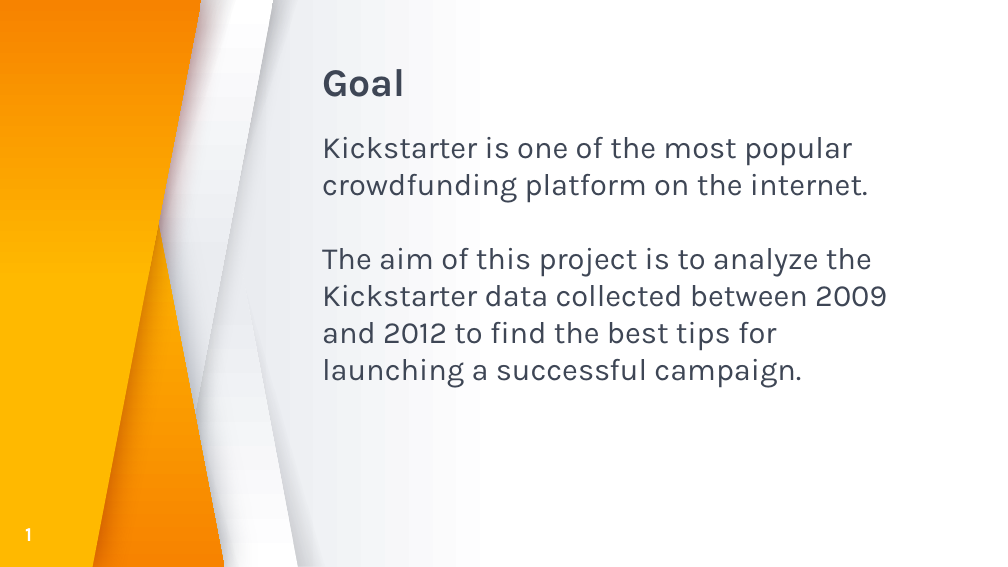
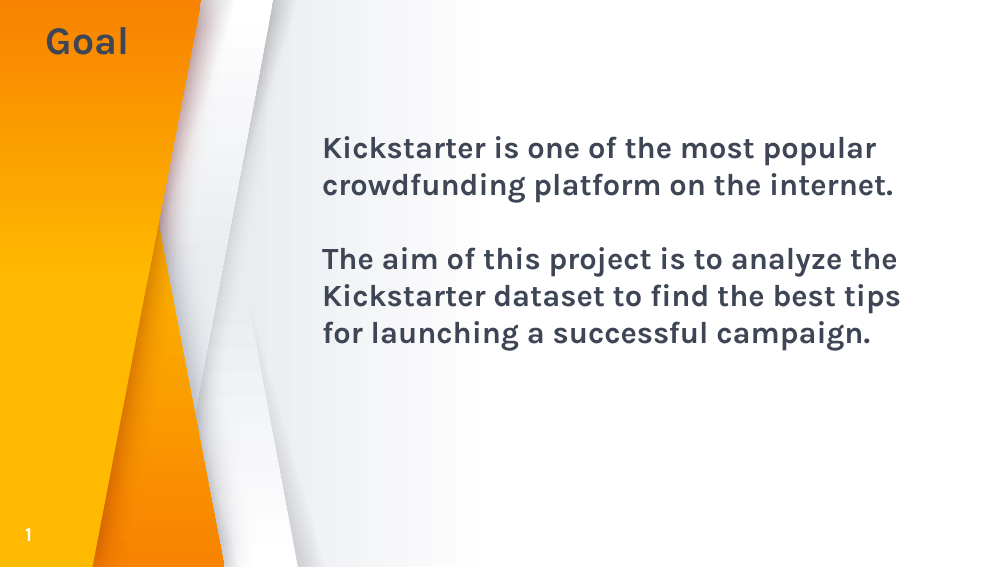
Before and after one commit to cristina-iacob/kickstarter_analysis, a slide deck: slide 2 of kickstarter_analysis.pptx. Drawn at 1008x567 pixels with LibreOffice and Linux fonts; fonts in the diff are those of the drawing. Boxes give left, top, right and bottom in pixels: in the first picture for what was removed or moved away, otherwise in the second. Text is boxed around its words. In the diff, an @@ line names an element or a change of style, - is before the commit and + after.

```diff
--- a/kickstarter_analysis.pptx
+++ b/kickstarter_analysis.pptx
@@ title "Goal": place and size @@
-title "Goal" at (322, 69, 405, 97)
+title "Goal" at (46, 27, 129, 55)
@@ text at (322, 136, 893, 203): bold on in "Kickstarter is one of the most popular ..." @@
@@ text at (322, 247, 901, 351): text changed; bold on @@
-The aim of this project is to analyze the Kickstarter data collected between 2009 and 2012 to find the best tips for launching a successful campaign.
+The aim of this project is to analyze the Kickstarter dataset to find the best tips for launching a successful campaign.
```
Also in this commit, not shown: 1 other slide changed, 4 slides added, 3 slides removed.
